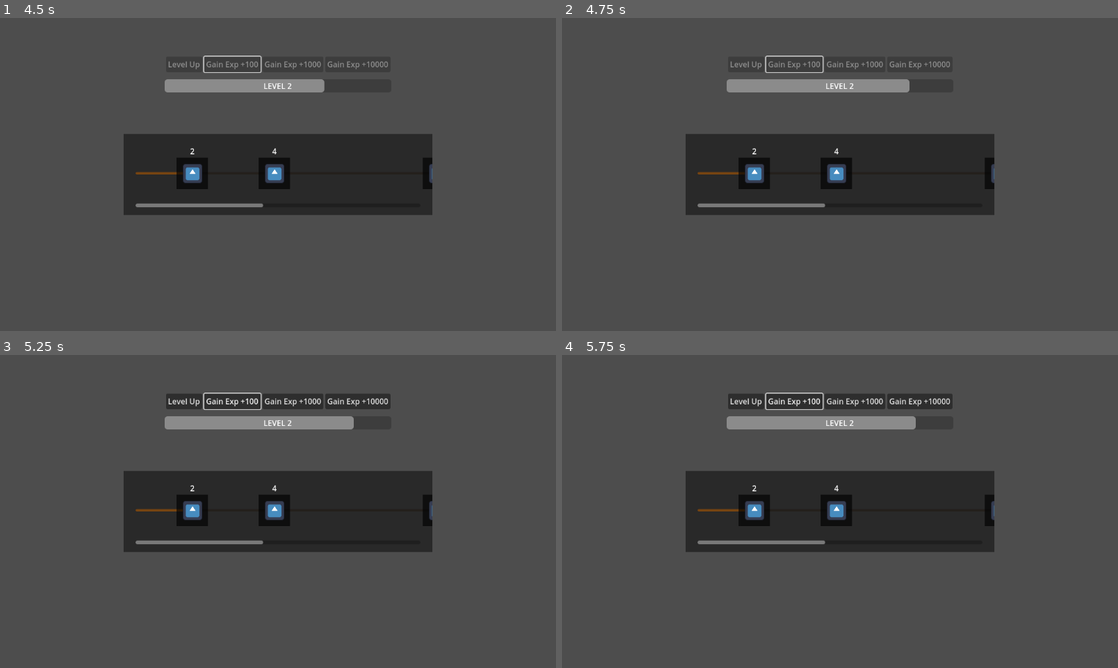
Above: before the commit, frames 1-4 (two rows, left to right).
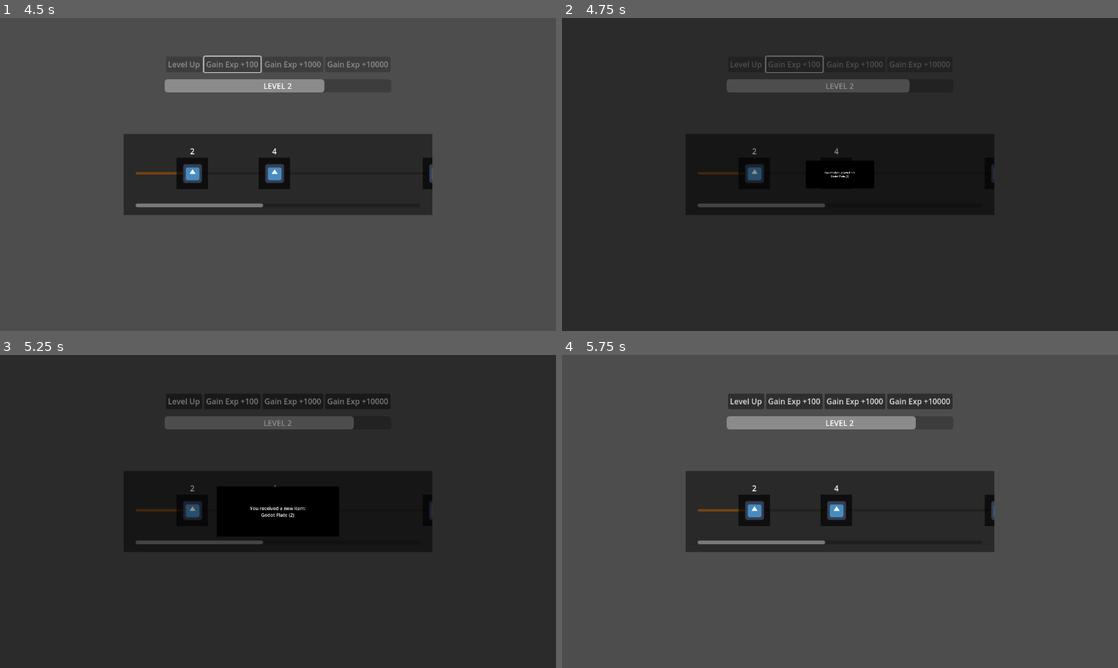
Above: after the commit, the same moments.

Repository: EdmundoMarquez/godot-level-up-system
Game: Godot game, scene res://Core/main.tscn
Same seed, same stepped clock (60 frames per second), same inputs: the game is played once before the commit and once after it. The engine's default icon, where the game draws it, is replaced by a stand-in: a white triangle on a blue panel in a dark square.
Inputs (mouse positions are in pixels of both pictures, inside the frame that each line leads up to):
- Up to frame 1 (4.5 s): click "Level Up" at 0.5 s; click "Gain Exp +100" at 2.75 s
- Up to frame 2 (4.75 s): no input
- Up to frame 3 (5.25 s): click (278, 511) at 5 s, where only the run after the commit has a clickable "You received a new item: Godo…"
- Up to frame 4 (5.75 s): no input

Frame 1 is identical in both runs. In frame 2, 87% of the frame differs, in the area x 0-100%, y 0-100%; in frame 3, 88%; in frame 4, less than 0.1%.

Commit message:
feat: Implemented item unlock popup messages when leveling up

Diff:
--- a/ItemUnlock/ItemConfiguration.gd
+++ b/ItemUnlock/ItemConfiguration.gd
@@ -5,7 +5,13 @@
 
 func get_max_item_level() -> int:
 	var max_level = 0
-	for _i in items:
-		if _i.min_level > max_level:
-			max_level = _i.min_level
+	for i in items:
+		if i.min_level > max_level:
+			max_level = i.min_level
 	return max_level
+
+func find_item_by_level(level: int) -> Item:
+	for i in items:
+		if i.min_level == level:
+			return i
+	return null
--- a/ItemUnlock/ItemUnlockBar.gd
+++ b/ItemUnlock/ItemUnlockBar.gd
@@ -5,6 +5,7 @@
 
 var item_configuration = ResourceLoader.load("res://ItemUnlock/item_defaults.tres").duplicate()
 var level_item = preload("res://ItemUnlock/Item.tscn")
+var popup = preload("res://Utils/popup_instance.tscn")
 var max_item_level
 
 @onready var scroll_container = $ScrollContainer
@@ -53,3 +54,25 @@
 	var scroll_value = ((float(level + levels_gained) / item_configuration.get_max_item_level()) * h_scroll_bar.max_value) + progress_bar_fill_offset * 100
 	print(str(scroll_value))
 	tween.tween_property(scroll_container, "scroll_horizontal", scroll_value, 0.5)
+	tween.tween_interval(1)
+	tween.tween_callback(_add_item_unlocks_on_queue.bind(level, levels_gained))
+
+var item_unlock_queue: Array[Item] = []
+
+func _add_item_unlocks_on_queue(previous_level: int, levels_gained: int):
+	for _i in range(levels_gained):
+		var item = item_configuration.find_item_by_level(previous_level + _i + 1)
+		if item:
+			item_unlock_queue.append(item)
+
+	_show_next_item_unlock()
+
+func _show_next_item_unlock():
+	if item_unlock_queue.is_empty():
+		return
+	var item = item_unlock_queue[0]
+	var popup_instance = popup.instantiate()
+	self.call_deferred("add_child", popup_instance)
+	popup_instance.initialize("You received a new item:\n" + item.item_id + " (" + str(item.min_level) + ")")
+	item_unlock_queue.remove_at(0)
+	popup_instance.tree_exiting.connect(_show_next_item_unlock)
--- a/ItemUnlock/item_defaults.tres
+++ b/ItemUnlock/item_defaults.tres
@@ -6,36 +6,42 @@
 
 [sub_resource type="Resource" id="Resource_wloc6"]
 script = ExtResource("1_a488q")
+item_id = "Godot Plate"
 item_icon = ExtResource("2_xftav")
 min_level = 2
 metadata/_custom_type_script = "uid://dj17glx1k5kl4"
 
 [sub_resource type="Resource" id="Resource_sig77"]
 script = ExtResource("1_a488q")
+item_id = "Godot Plate"
 item_icon = ExtResource("2_xftav")
 min_level = 4
 metadata/_custom_type_script = "uid://dj17glx1k5kl4"
 
 [sub_resource type="Resource" id="Resource_uprga"]
 script = ExtResource("1_a488q")
+item_id = "Godot Plate"
 item_icon = ExtResource("2_xftav")
 min_level = 8
 metadata/_custom_type_script = "uid://dj17glx1k5kl4"
 
 [sub_resource type="Resource" id="Resource_nrutl"]
 script = ExtResource("1_a488q")
+item_id = "Godot Plate"
 item_icon = ExtResource("2_xftav")
 min_level = 12
 metadata/_custom_type_script = "uid://dj17glx1k5kl4"
 
 [sub_resource type="Resource" id="Resource_xftav"]
 script = ExtResource("1_a488q")
+item_id = "Godot Plate"
 item_icon = ExtResource("2_xftav")
 min_level = 14
 metadata/_custom_type_script = "uid://dj17glx1k5kl4"
 
 [sub_resource type="Resource" id="Resource_mlevv"]
 script = ExtResource("1_a488q")
+item_id = "Godot Plate"
 item_icon = ExtResource("2_xftav")
 min_level = 16
 metadata/_custom_type_script = "uid://dj17glx1k5kl4"
--- /dev/null
+++ b/Utils/Popup.gd
@@ -0,0 +1,11 @@
+extends Node
+
+@export var message_text : RichTextLabel
+
+func initialize(text: String):
+	message_text.text = text
+
+func _on_button_pressed() -> void:
+	$AnimationPlayer.play_backwards("show_popup")
+	await $AnimationPlayer.animation_finished
+	queue_free()
--- /dev/null
+++ b/Utils/popup_instance.tscn
@@ -0,0 +1,114 @@
+[gd_scene load_steps=6 format=3 uid="uid://elkjb7qmyx4w"]
+
+[ext_resource type="Script" uid="uid://dwrrcei5b0rke" path="res://Utils/popup.gd" id="1_2roex"]
+
+[sub_resource type="Animation" id="Animation_2roex"]
+resource_name = "show_popup"
+length = 0.5
+tracks/0/type = "value"
+tracks/0/imported = false
+tracks/0/enabled = true
+tracks/0/path = NodePath("Popup Panel:scale")
+tracks/0/interp = 1
+tracks/0/loop_wrap = true
+tracks/0/keys = {
+"times": PackedFloat32Array(0, 0.5),
+"transitions": PackedFloat32Array(1, 1),
+"update": 0,
+"values": [Vector2(0, 0), Vector2(1, 1)]
+}
+
+[sub_resource type="Animation" id="Animation_emcbn"]
+length = 0.001
+tracks/0/type = "value"
+tracks/0/imported = false
+tracks/0/enabled = true
+tracks/0/path = NodePath("Popup Panel:scale")
+tracks/0/interp = 1
+tracks/0/loop_wrap = true
+tracks/0/keys = {
+"times": PackedFloat32Array(0),
+"transitions": PackedFloat32Array(1),
+"update": 0,
+"values": [Vector2(1, 1)]
+}
+
+[sub_resource type="AnimationLibrary" id="AnimationLibrary_vq5m1"]
+_data = {
+&"RESET": SubResource("Animation_emcbn"),
+&"show_popup": SubResource("Animation_2roex")
+}
+
+[sub_resource type="StyleBoxFlat" id="StyleBoxFlat_2roex"]
+bg_color = Color(0, 0, 0, 1)
+
+[node name="PopupInstance" type="Node2D" node_paths=PackedStringArray("message_text")]
+script = ExtResource("1_2roex")
+message_text = NodePath("CanvasLayer/Popup Panel/Button/RichTextLabel")
+
+[node name="AnimationPlayer" type="AnimationPlayer" parent="."]
+root_node = NodePath("../CanvasLayer")
+libraries = {
+&"": SubResource("AnimationLibrary_vq5m1")
+}
+autoplay = "show_popup"
+
+[node name="CanvasLayer" type="CanvasLayer" parent="."]
+
+[node name="Background Blocker" type="ColorRect" parent="CanvasLayer"]
+anchors_preset = 15
+anchor_right = 1.0
+anchor_bottom = 1.0
+grow_horizontal = 2
+grow_vertical = 2
+color = Color(0, 0, 0, 0.44313726)
+
+[node name="Popup Panel" type="Control" parent="CanvasLayer"]
+layout_mode = 3
+anchors_preset = 8
+anchor_left = 0.5
+anchor_top = 0.5
+anchor_right = 0.5
+anchor_bottom = 0.5
+grow_horizontal = 2
+grow_vertical = 2
+
+[node name="Button" type="Button" parent="CanvasLayer/Popup Panel"]
+layout_mode = 1
+anchors_preset = 8
+anchor_left = 0.5
+anchor_top = 0.5
+anchor_right = 0.5
+anchor_bottom = 0.5
+offset_left = -212.0
+offset_top = -87.0
+offset_right = 212.0
+offset_bottom = 87.0
+grow_horizontal = 2
+grow_vertical = 2
+mouse_filter = 1
+theme_override_styles/normal = SubResource("StyleBoxFlat_2roex")
+theme_override_styles/pressed = SubResource("StyleBoxFlat_2roex")
+theme_override_styles/hover = SubResource("StyleBoxFlat_2roex")
+theme_override_styles/disabled = SubResource("StyleBoxFlat_2roex")
+theme_override_styles/focus = SubResource("StyleBoxFlat_2roex")
+
+[node name="RichTextLabel" type="RichTextLabel" parent="CanvasLayer/Popup Panel/Button"]
+layout_mode = 1
+anchors_preset = 15
+anchor_right = 1.0
+anchor_bottom = 1.0
+offset_left = 26.0
+offset_top = 25.0
+offset_right = -26.0
+offset_bottom = -25.0
+grow_horizontal = 2
+grow_vertical = 2
+mouse_filter = 1
+bbcode_enabled = true
+text = "[wave]Popup Element[/wave]
+"
+horizontal_alignment = 1
+vertical_alignment = 1
+
+[connection signal="pressed" from="CanvasLayer/Popup Panel/Button" to="." method="_on_button_pressed"]
